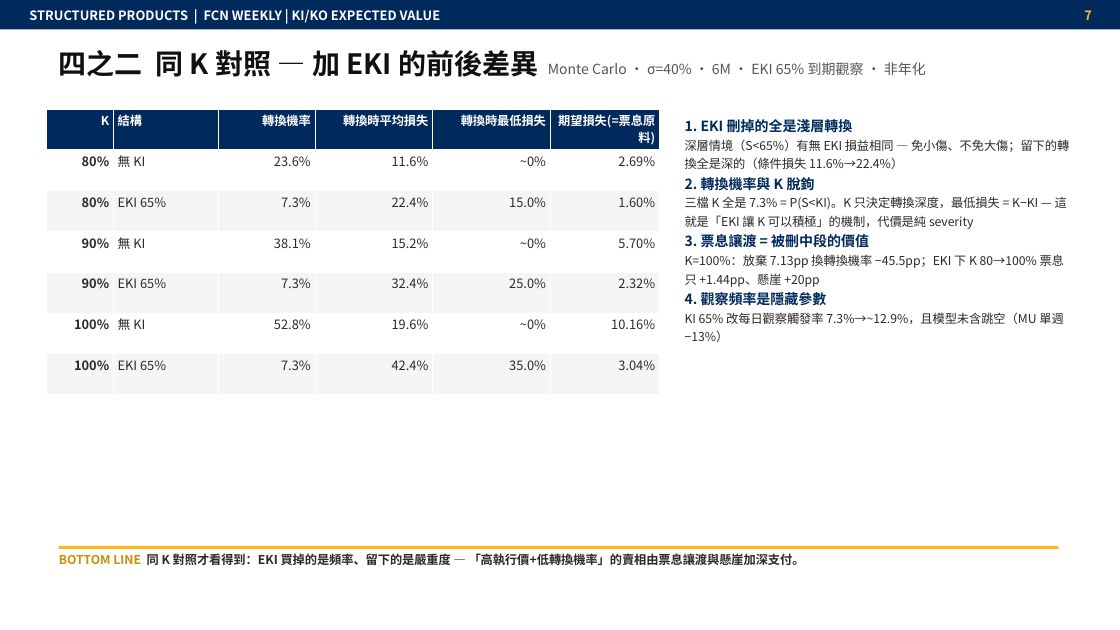
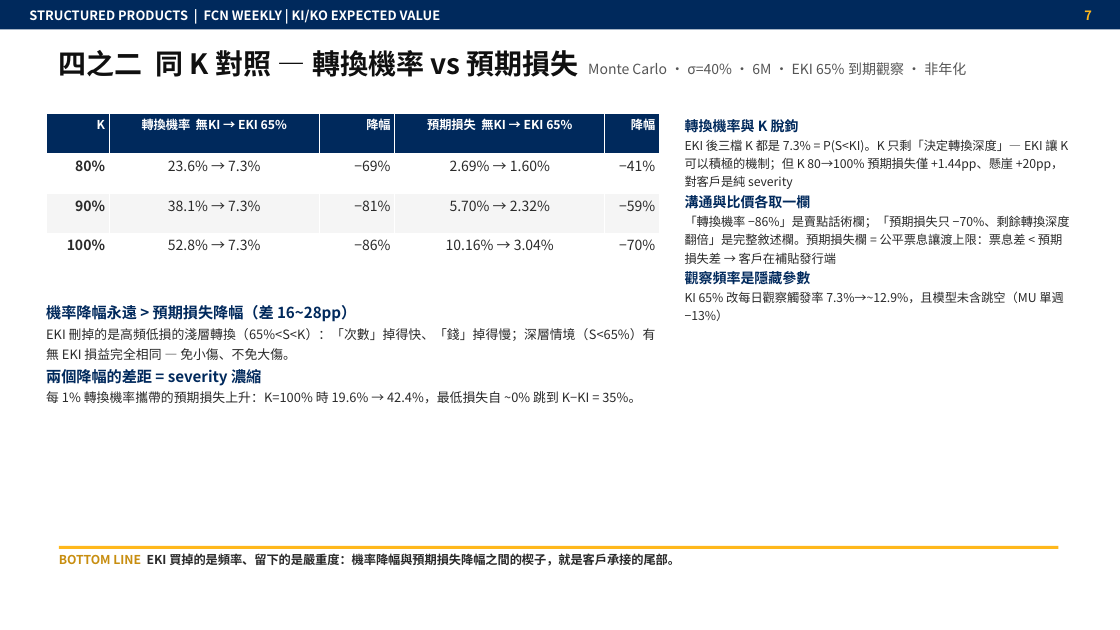
Before and after one commit to RyanTsai0617/Hi, a slide deck: slide 7 of _draft_fcn_weekly_2026-07-03.pptx. Drawn at 1120x630 pixels with LibreOffice and Linux fonts; fonts in the diff are those of the drawing. Boxes give left, top, right and bottom in pixels: in the first picture for what was removed or moved away, otherwise in the second. Text is boxed around its words. In the diff, an @@ line names an element or a change of style, - is before the commit and + after.

```diff
--- a/_draft_fcn_weekly_2026-07-03.pptx
+++ b/_draft_fcn_weekly_2026-07-03.pptx
@@ text at (59, 50, 966, 77): text changed @@
-四之二 同 K 對照 — 加 EKI 的前後差異 Monte Carlo · σ=40% · 6M · EKI 65% 到期觀察 · 非年化
+四之二 同 K 對照 — 轉換機率 vs 預期損失 Monte Carlo · σ=40% · 6M · EKI 65% 到期觀察 · 非年化
@@ table at (46, 113, 660, 273) @@
-K | 結構 | 轉換機率 | 轉換時平均損失 | 轉換時最低損失 | 期望損失(=票息原料)
-80% | 無 KI | 23.6% | 11.6% | ~0% | 2.69%
-80% | EKI 65% | 7.3% | 22.4% | 15.0% | 1.60%
-90% | 無 KI | 38.1% | 15.2% | ~0% | 5.70%
-90% | EKI 65% | 7.3% | 32.4% | 25.0% | 2.32%
-100% | 無 KI | 52.8% | 19.6% | ~0% | 10.16%
-100% | EKI 65% | 7.3% | 42.4% | 35.0% | 3.04%
+K | 轉換機率 無KI → EKI 65% | 降幅 | 預期損失 無KI → EKI 65% | 降幅
+80% | 23.6% → 7.3% | −69% | 2.69% → 1.60% | −41%
+90% | 38.1% → 7.3% | −81% | 5.70% → 2.32% | −59%
+100% | 52.8% → 7.3% | −86% | 10.16% → 3.04% | −70%
@@ table: place and size @@
-table at (46, 109, 660, 395)
+table at (46, 113, 660, 273)
@@ text at (685, 117, 1070, 287): text changed @@
-1. EKI 刪掉的全是淺層轉換
-深層情境（S<65%）有無 EKI 損益相同 — 免小傷、不免大傷；留下的轉換全是深的（條件損失 11.6%→22.4%）
-2. 轉換機率與 K 脫鉤
-三檔 K 全是 7.3% = P(S<KI)。K 只決定轉換深度，最低損失 = K−KI — 這就是「EKI 讓 K 可以積極」的機制，代價是純 severity
-3. 票息讓渡 = 被刪中段的價值
-K=100%：放棄 7.13pp 換轉換機率 −45.5pp；EKI 下 K 80→100% 票息只 +1.44pp、懸崖 +20pp
-4. 觀察頻率是隱藏參數
+轉換機率與 K 脫鉤
+EKI 後三檔 K 都是 7.3% = P(S<KI)。K 只剩「決定轉換深度」— EKI 讓 K 可以積極的機制；但 K 80→100% 預期損失僅 +1.44pp、懸崖 +20pp，對客戶是純 severity
+溝通與比價各取一欄
+「轉換機率 −86%」是賣點話術欄；「預期損失只 −70%、剩餘轉換深度翻倍」是完整敘述欄。預期損失欄 = 公平票息讓渡上限：票息差 < 預期損失差 → 客戶在補貼發行端
+觀察頻率是隱藏參數
@@ text added at (46, 305, 656, 403), 11 pt, text #2A2A2A @@
+機率降幅永遠 > 預期損失降幅（差 16~28pp）
+EKI 刪掉的是高頻低損的淺層轉換（65%<S<K）：「次數」掉得快、「錢」掉得慢；深層情境（S<65%）有無 EKI 損益完全相同 — 免小傷、不免大傷。
+兩個降幅的差距 = severity 濃縮
+每 1% 轉換機率攜帶的預期損失上升：K=100% 時 19.6% → 42.4%，最低損失自 ~0% 跳到 K−KI = 35%。
@@ text at (59, 553, 680, 566): text changed @@
-BOTTOM LINE 同 K 對照才看得到：EKI 買掉的是頻率、留下的是嚴重度 — 「高執行價+低轉換機率」的賣相由票息讓渡與懸崖加深支付。
+BOTTOM LINE EKI 買掉的是頻率、留下的是嚴重度：機率降幅與預期損失降幅之間的楔子，就是客戶承接的尾部。
```
Also in this commit, not shown: 2 other files.
